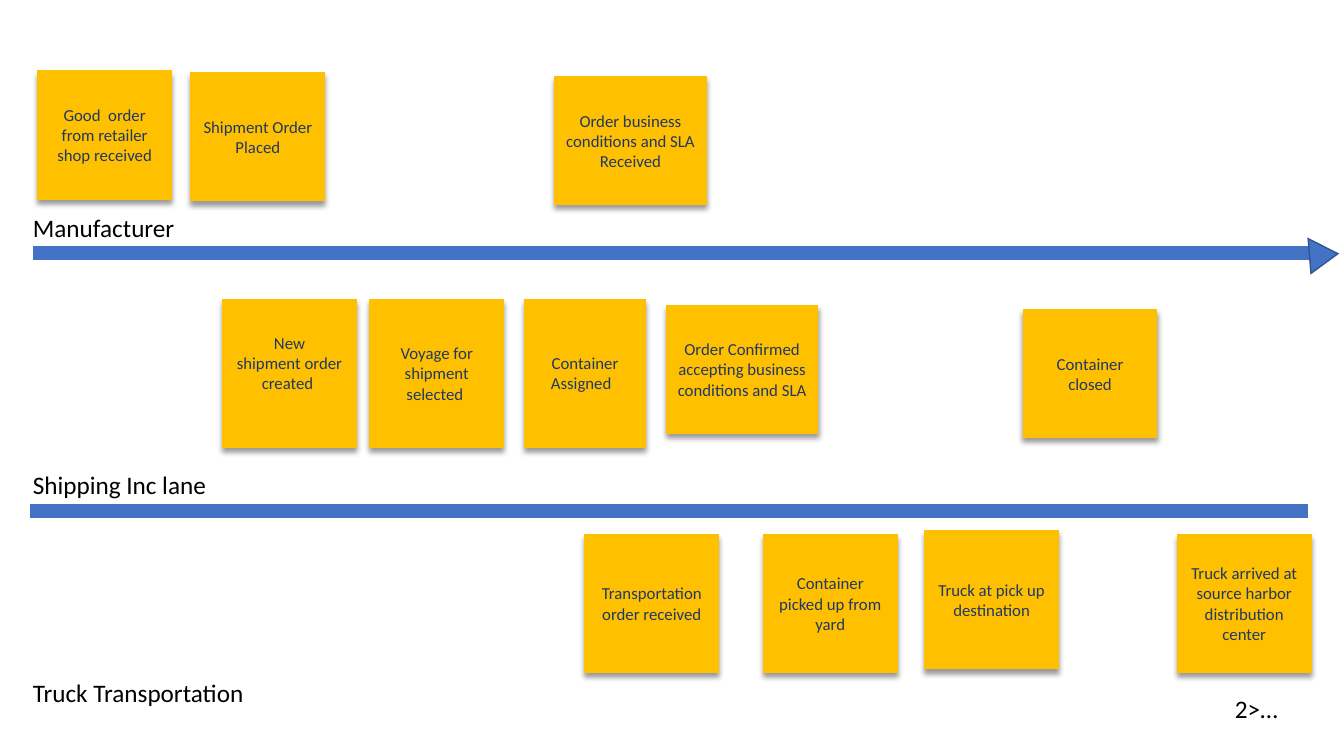
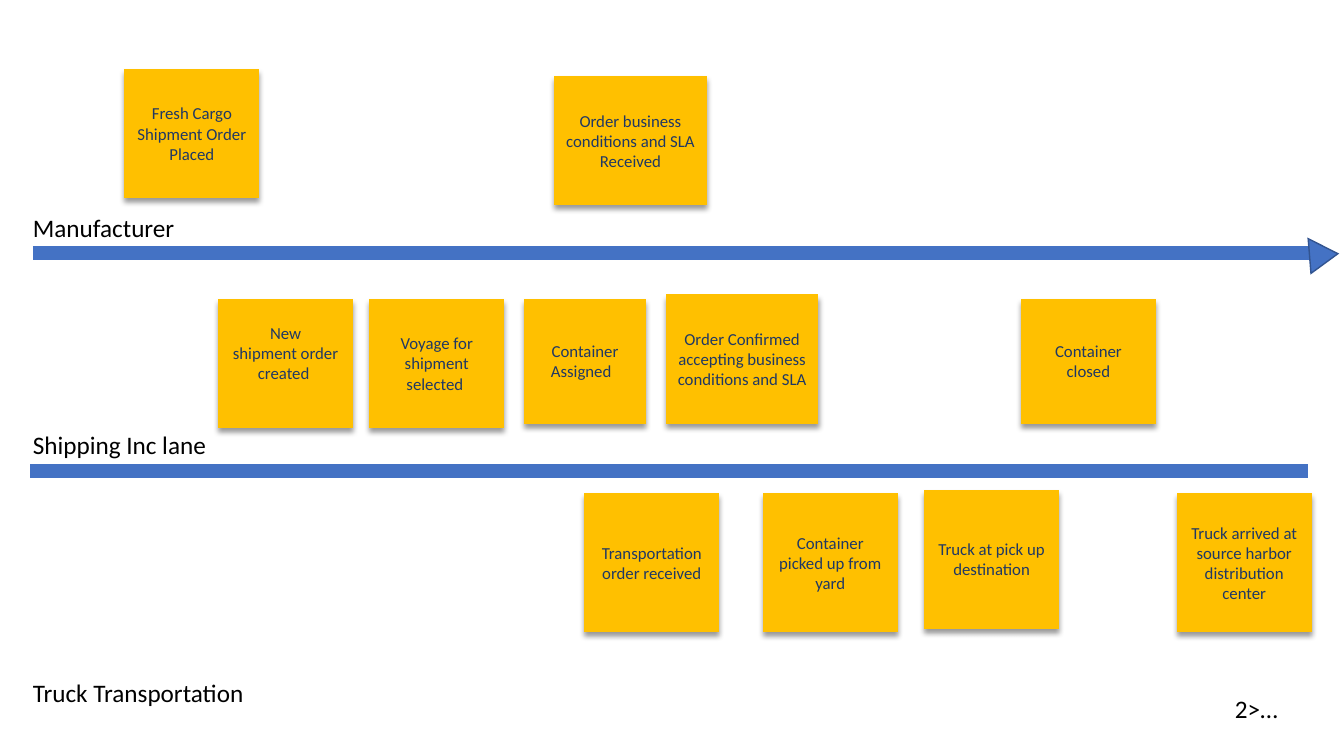
Before and after one commit to ibm-cloud-architecture/refarch-kc, a slide deck: slide 4 of analysis/kc-eventstorming.pptx. Drawn at 1344x756 pixels with LibreOffice and Linux fonts; fonts in the diff are those of the drawing. Boxes give left, top, right and bottom in pixels: in the first picture for what was removed or moved away, otherwise in the second. Text is boxed around its words. In the diff, an @@ line names an element or a change of style, - is before the commit and + after.

```diff
--- a/analysis/kc-eventstorming.pptx
+++ b/analysis/kc-eventstorming.pptx
@@ rectangle removed at (38,72,171,200) @@
-Good order from retailer shop received
@@ rectangle "Fresh Cargo Shipment Order Placed": place and size @@
-rectangle "Fresh Cargo Shipment Order Placed" at (192,73,325,201)
+rectangle "Fresh Cargo Shipment Order Placed" at (125,70,258,198)
@@ text in rectangle at (137,107,246,160): text changed @@
-Shipment Order Placed
+Fresh Cargo Shipment Order Placed
@@ rectangle "New": place and size @@
-rectangle "New" at (223,299,356,447)
+rectangle "New" at (219,299,352,427)
@@ rectangle "Voyage for shipment": place and size @@
-rectangle "Voyage for shipment" at (370,299,503,447)
+rectangle "Voyage for shipment" at (370,299,503,427)
@@ rectangle "Container Assigned": place and size @@
-rectangle "Container Assigned" at (525,299,646,447)
+rectangle "Container Assigned" at (525,299,646,423)
@@ rectangle "Order Confirmed accepting business conditions ...": place and size @@
-rectangle "Order Confirmed accepting business conditions ..." at (666,306,818,434)
+rectangle "Order Confirmed accepting business conditions ..." at (666,295,818,423)
@@ rectangle "Container closed": place and size @@
-rectangle "Container closed" at (1023,310,1156,438)
+rectangle "Container closed" at (1022,299,1155,423)
@@ 4 rectangles, 1 text, 1 line: place and size @@
-4 rectangles, 1 text, 1 line at (30,476,1311,673)
+4 rectangles, 1 text, 1 line at (30,436,1311,632)
```
Also in this commit, not shown: 2 slides added, 1 slide removed, 41 other files.
